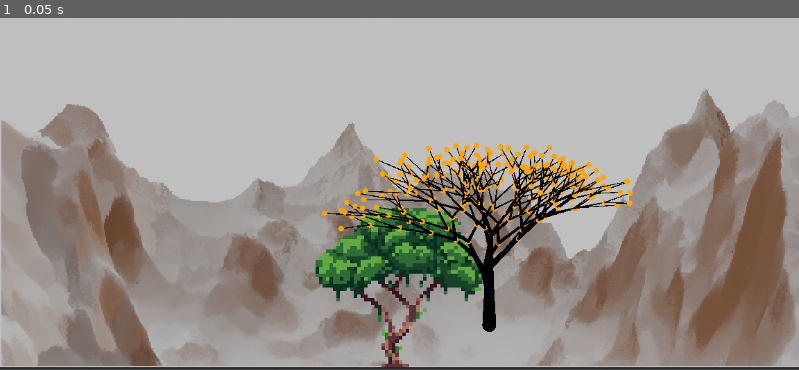
Above: before the commit, frame 1.
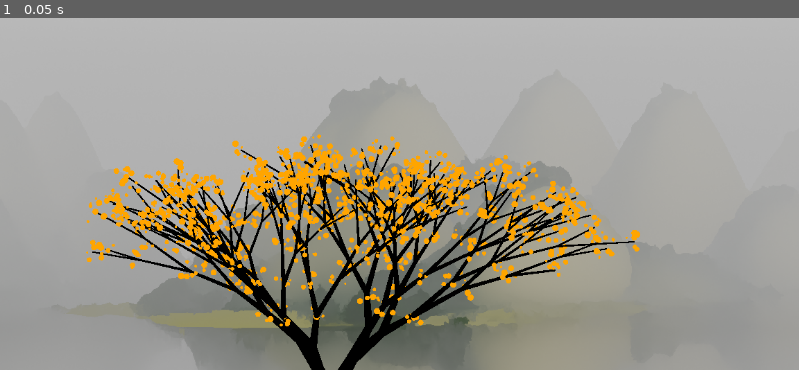
Above: after the commit, the same moment.

Repository: StevenBoyce/game-jam-06-2026
Game: Godot game, scene res://scenes/battle/battle.tscn
The game is run twice, just before and just after one commit, with the same random seed, the same clock (stepped at 60 frames per second) and the same inputs.
Inputs:
- Up to frame 1 (0.05 s): no input

The runs differ from the first frame. In frame 1, 53% of the frame differs, in the area x 0-100%, y 16-100%.

Commit message:
art is done but code needs to be cleaned

Diff:
--- a/scenes/battle/battle.tscn
+++ b/scenes/battle/battle.tscn
@@ -1,35 +1,39 @@
-[gd_scene format=3 uid="uid://wrbxsk8qadf0"]
+[gd_scene load_steps=5 format=3 uid="uid://wrbxsk8qadf0"]
 
-[ext_resource type="Texture2D" uid="uid://ksp3b1hiwxc1" path="res://assets/background.png" id="1_ffvsa"]
 [ext_resource type="Script" uid="uid://yx3hv4ptul6f" path="res://scenes/battle/battle.gd" id="1_xd4uy"]
+[ext_resource type="Texture2D" uid="uid://debxygxfymybu" path="res://assets/background5.png" id="2_0yh6x"]
 [ext_resource type="PackedScene" uid="uid://dyl5lrmc8uq2y" path="res://scenes/tree/PlayerTree.tscn" id="2_xd4uy"]
+[ext_resource type="Texture2D" uid="uid://ceo2c76vjcwy8" path="res://assets/foregrass2.png" id="4_0yh6x"]
 
-[node name="Main" type="Node2D" unique_id=2090432355]
+[node name="Main" type="Node2D"]
 script = ExtResource("1_xd4uy")
 metadata/_edit_vertical_guides_ = [1172.0]
 
-[node name="Background" type="Sprite2D" parent="." unique_id=2029166088]
-position = Vector2(-10.000001, 0)
-scale = Vector2(1.717873, 1.7116402)
-texture = ExtResource("1_ffvsa")
+[node name="Background" type="Sprite2D" parent="."]
+scale = Vector2(0.8, 0.8)
+texture = ExtResource("2_0yh6x")
 centered = false
-metadata/_edit_lock_ = true
 
-[node name="UI" type="CanvasGroup" parent="." unique_id=1101150356]
+[node name="UI" type="CanvasGroup" parent="."]
 
-[node name="ActionBar" type="HBoxContainer" parent="UI" unique_id=1187058618]
+[node name="ActionBar" type="HBoxContainer" parent="UI"]
 offset_right = 40.0
 offset_bottom = 40.0
 
-[node name="World" type="Node2D" parent="." unique_id=68929523]
+[node name="World" type="Node2D" parent="."]
 
-[node name="PlayerTree" parent="World" unique_id=1691204110 instance=ExtResource("2_xd4uy")]
+[node name="PlayerTree" parent="World" instance=ExtResource("2_xd4uy")]
 position = Vector2(575, 524)
 
-[node name="Pets" type="Node" parent="World" unique_id=1619946302]
+[node name="Pets" type="Node" parent="World"]
 
-[node name="Enemies" type="Node" parent="World" unique_id=1168521261]
+[node name="Enemies" type="Node" parent="World"]
 
-[node name="Spawner" type="Node" parent="." unique_id=2013294228]
+[node name="Spawner" type="Node" parent="."]
 
-[node name="SpawnTimer" type="Timer" parent="Spawner" unique_id=245558521]
+[node name="SpawnTimer" type="Timer" parent="Spawner"]
+
+[node name="Sprite2D" type="Sprite2D" parent="."]
+scale = Vector2(0.8, 0.8)
+texture = ExtResource("4_0yh6x")
+centered = false
--- a/scenes/tree/PlayerTree.tscn
+++ b/scenes/tree/PlayerTree.tscn
@@ -1,17 +1,10 @@
-[gd_scene load_steps=3 format=3 uid="uid://dyl5lrmc8uq2y"]
+[gd_scene load_steps=2 format=3 uid="uid://dyl5lrmc8uq2y"]
 
-[ext_resource type="Texture2D" uid="uid://dkp7iea5ndtow" path="res://assets/48x48 trees.png" id="1_3tpkh"]
 [ext_resource type="Script" uid="uid://cxkyht861ej0y" path="res://scenes/tree/player_tree.gd" id="1_x6y3p"]
 
 [node name="PlayerTree" type="Node2D"]
 script = ExtResource("1_x6y3p")
 
-[node name="Sprite2D" type="Sprite2D" parent="."]
-scale = Vector2(5, 5)
-texture = ExtResource("1_3tpkh")
-hframes = 4
-metadata/_edit_lock_ = true
-
 [node name="AttackHitbox" type="Area2D" parent="."]
 
 [node name="CollisionShape2D" type="CollisionShape2D" parent="AttackHitbox"]
--- a/scenes/tree/player_tree.gd
+++ b/scenes/tree/player_tree.gd
@@ -6,8 +6,9 @@
 	var tree_node = Node2D.new()
 	add_child(tree_node)
 
-	tree_node.position = Vector2(-100, -200)
-	tree_node.scale = Vector2(0.4, 0.4)
+
+	tree_node.position = Vector2(-500, -200)
+	tree_node.scale = Vector2(0.7, 0.7)
 
 	var tree = createpoints()
 	var width = get_viewport().get_visible_rect().size.x
@@ -44,10 +45,16 @@
 	for branch in tree:
 		var layer = int(floor(log(branch_index + 1) / log(2)))
 
+
 		var start_scale = pow(taper_factor, layer)
 		var end_scale = pow(taper_factor, layer + 1)
 
 		var line = Line2D.new()
+
+
+		line.z_index = layer
+
+
 		line.width = base_width
 		line.default_color = Color.BLACK
 
@@ -70,18 +77,28 @@
 
 		tree_node.add_child(line)
 		if branch_index > 6:
-			var circle = Polygon2D.new()
+			for j in range(6):
+				var circle = Polygon2D.new()
+				circle.z_index = layer + 1
 
-			var points = PackedVector2Array()
-			for i in range(16):
-				var angle = TAU * i / 16.0
-				points.append(Vector2(cos(angle), sin(angle)) * 10.0)
+				var points = PackedVector2Array()
+				var rand_size = randf_range(2.0, 7.0)
 
-			circle.polygon = points
-			circle.color = Color.ORANGE
-			circle.position = Vector2(scaled_width1, scaled_height1)
+				for i in range(16):
+					var angle = TAU * i / 16.0
+					points.append(Vector2(cos(angle), sin(angle)) * rand_size)
 
-			tree_node.add_child(circle)
+				var rand_locationx = randf_range(-20.0, 20.0)
+				var rand_locationy = randf_range(-20.0, 20.0)
+
+				circle.polygon = points
+				circle.color = Color.ORANGE
+				circle.position = Vector2(
+					scaled_width1 + rand_locationx,
+					scaled_height1 + rand_locationy
+				)
+
+				tree_node.add_child(circle)
 		branch_index += 1
 
 
@@ -117,7 +134,7 @@
 		var arr2 = []
 		arr2.resize(5)
 
-		var rand_angle = deg_to_rad(randi_range(-30, 0))
+		var rand_angle = deg_to_rad(randi_range(-20, 0))
 		var rand_length = randf_range(0.1, 0.2)
 		var new_angle = old_angle + rand_angle
 
@@ -137,7 +154,7 @@
 		var arr3 = []
 		arr3.resize(5)
 
-		var rand_angle2 = deg_to_rad(randi_range(0, 30))
+		var rand_angle2 = deg_to_rad(randi_range(0, 20))
 		var rand_length2 = randf_range(0.1, 0.2)
 		var new_angle2 = old_angle + rand_angle2
 
Binary file added: assets/background2.png
Not shown, added: assets/background2.png.import
Binary file added: assets/background3.png
Not shown, added: assets/background3.png.import
Binary file added: assets/background4.png
Not shown, added: assets/background4.png.import
Binary file added: assets/background5.png
Not shown, added: assets/background5.png.import
Binary file added: assets/foregrass.png
Not shown, added: assets/foregrass.png.import
Binary file added: assets/foregrass2.png
Not shown, added: assets/foregrass2.png.import
